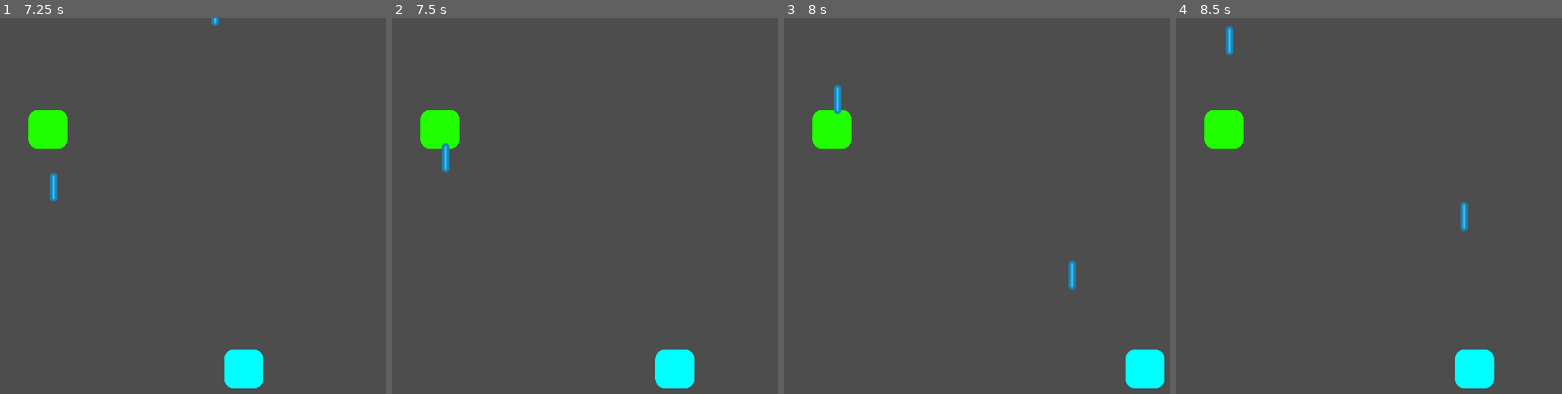
Above: before the commit, frames 1-4 (left to right).
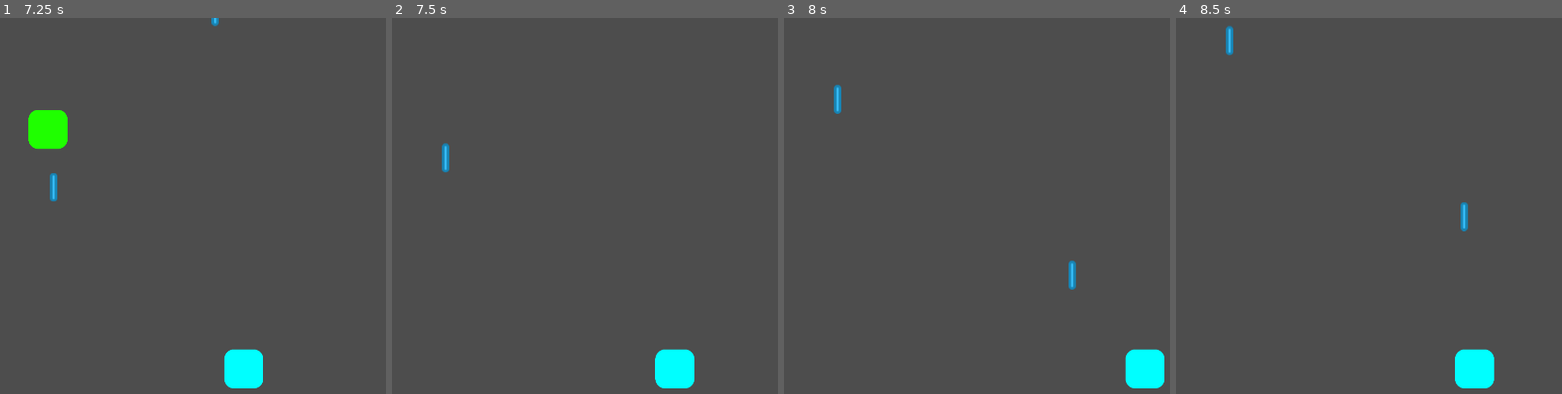
Above: after the commit, the same moments.

Repository: michael-j-coyne/space-defense
Game: Godot game, scene res://scenes/main.tscn
The game is run twice, just before and just after one commit, with the same random seed, the same clock (stepped at 60 frames per second) and the same inputs.
Inputs:
- Up to frame 1 (7.25 s): tap Enter (ui_accept) at 0.5, 0.77, 1.52, 3.02, 3.77, 4.52, 6.02, 6.77 s; hold Right (ui_right) 0.53-1.28 s; hold Left (ui_left) 1.28-2.03 s; hold Right (ui_right) 2.03-3.53 s; hold Left (ui_left) 3.53-5.78 s; hold Right (ui_right) from 5.78 s (still down)
- Up to frame 2 (7.5 s): keep holding Right (ui_right)
- Up to frame 3 (8 s): keep holding Right (ui_right); tap Enter (ui_accept) at 7.52 s
- Up to frame 4 (8.5 s): release Right (ui_right) at 8.03 s; hold Left (ui_left) from 8.03 s (still down)

Frame 1 is identical in both runs. In frame 2, 1.0% of the frame differs, in the area x 7-18%, y 24-35%; in frame 3, 1.0%; in frame 4, 1.0%.

Commit message:
Add area detection to Enemy
Destroy enemy if hit by collision

Diff:
--- a/enemy.gd
+++ b/enemy.gd
@@ -13,3 +13,11 @@
 
 	collision.scale = scaling
 	sprite.scale = scaling
+
+func _take_damage(_damage_amount: float) -> void:
+	# for now just destroy the node
+	queue_free()
+
+func _on_area_entered(area):
+	if area.has_method("damage"):
+		_take_damage(area.damage())
--- a/scenes/enemy.tscn
+++ b/scenes/enemy.tscn
@@ -13,3 +13,5 @@
 
 [node name="Sprite2D" type="Sprite2D" parent="."]
 texture = ExtResource("1_6sbci")
+
+[connection signal="area_entered" from="." to="." method="_on_area_entered"]
